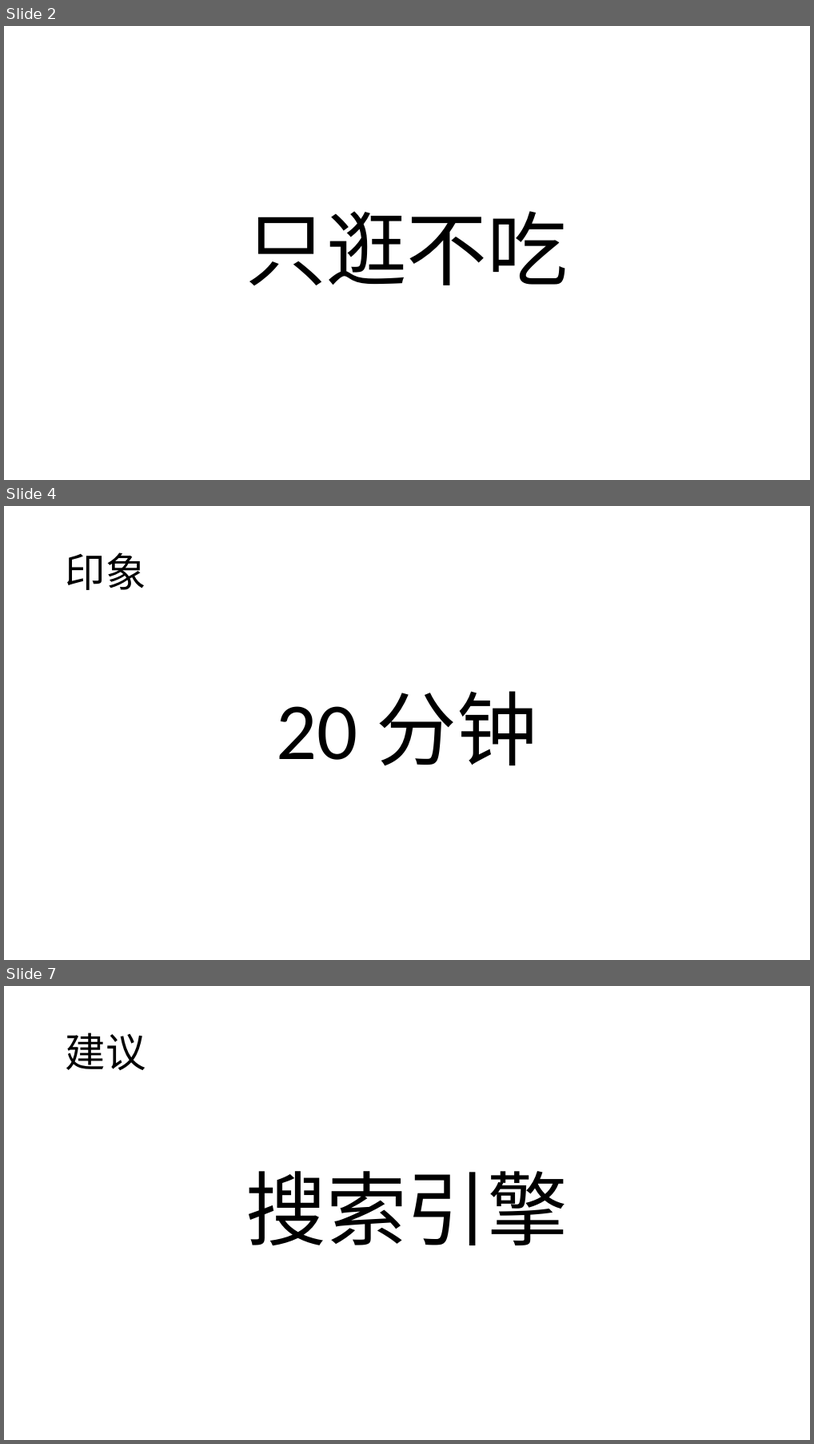
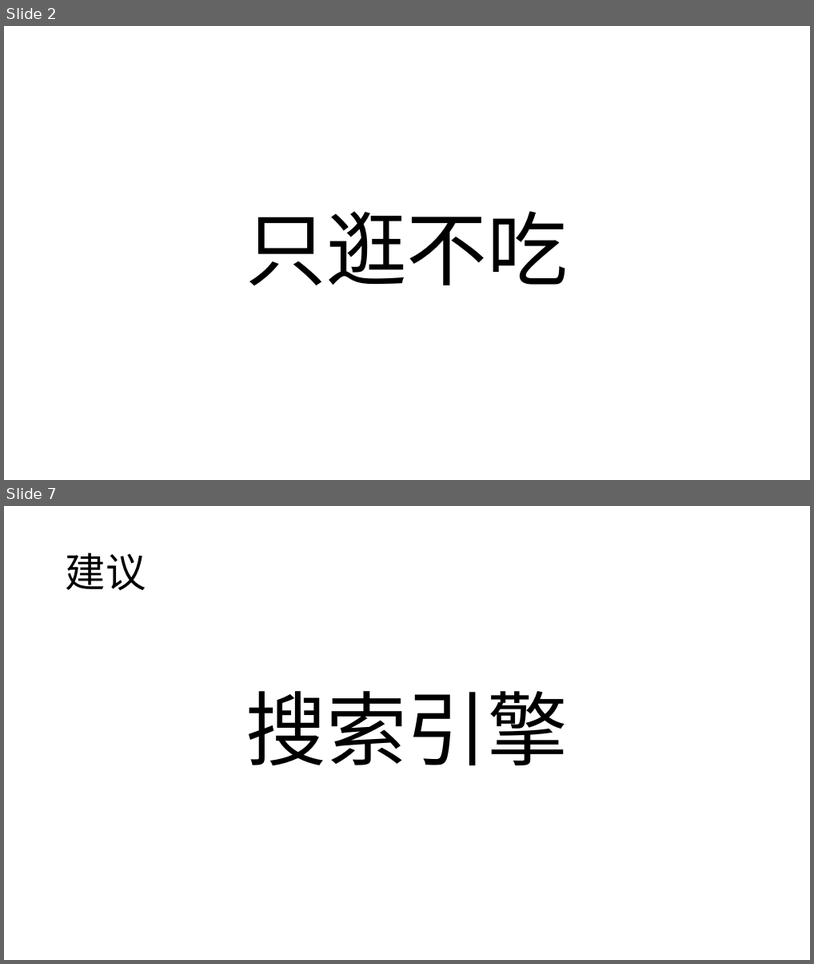
Before and after one commit to Jasper-Li/PythonTutorial, a slide deck: ppt/20分钟入门Python_下_李兴贺_20210619..pptx. Shown one above the other, each under a label of ours: slides 2, 4 and 7 before the commit, slides 2 and 7 after it; the slides between them are not shown. The pictures are 814x1444 and 814x964 pixels, drawn with LibreOffice and Linux fonts; fonts in the diff are those of the drawing. Boxes give left, top, right and bottom in pixels: in the first picture for what was removed or moved away, otherwise in the second. Text is boxed around its words. In the diff, an @@ line names an element or a change of style, - is before the commit and + after.

```diff
--- a/ppt/20分钟入门Python_下_李兴贺_20210619..pptx
+++ b/ppt/20分钟入门Python_下_李兴贺_20210619..pptx
@@ slide 4 removed at <box>4,506,810,960</box>, background #FFFFFF @@
@@ text removed at <box>66,552,146,590</box> @@
-印象
@@ title removed at <box>277,691,538,766</box> @@
-20 分钟
```
Also in this commit, not shown: 1 slide changed, 4 slides added, 4 other slides removed, 15 other files.
